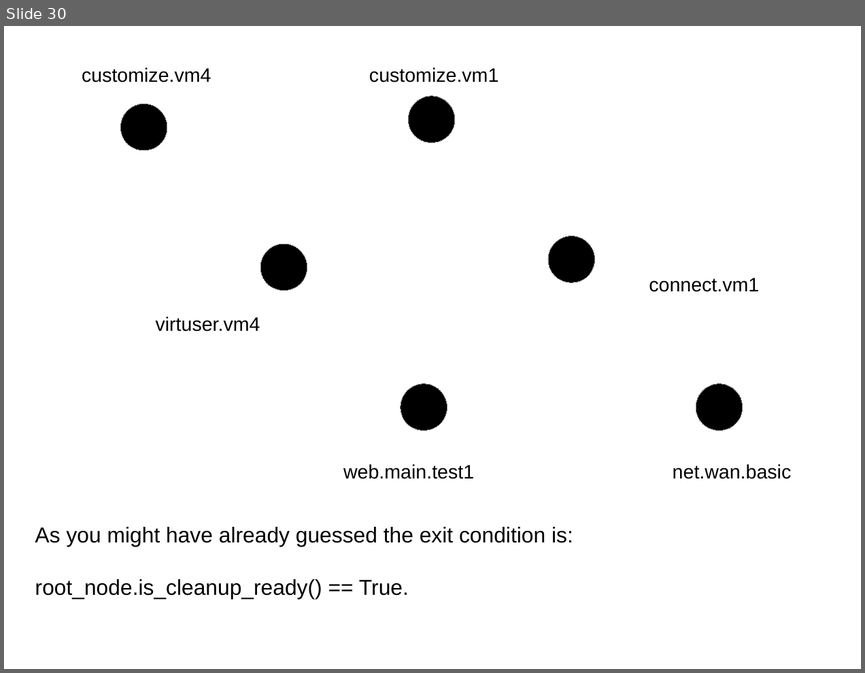
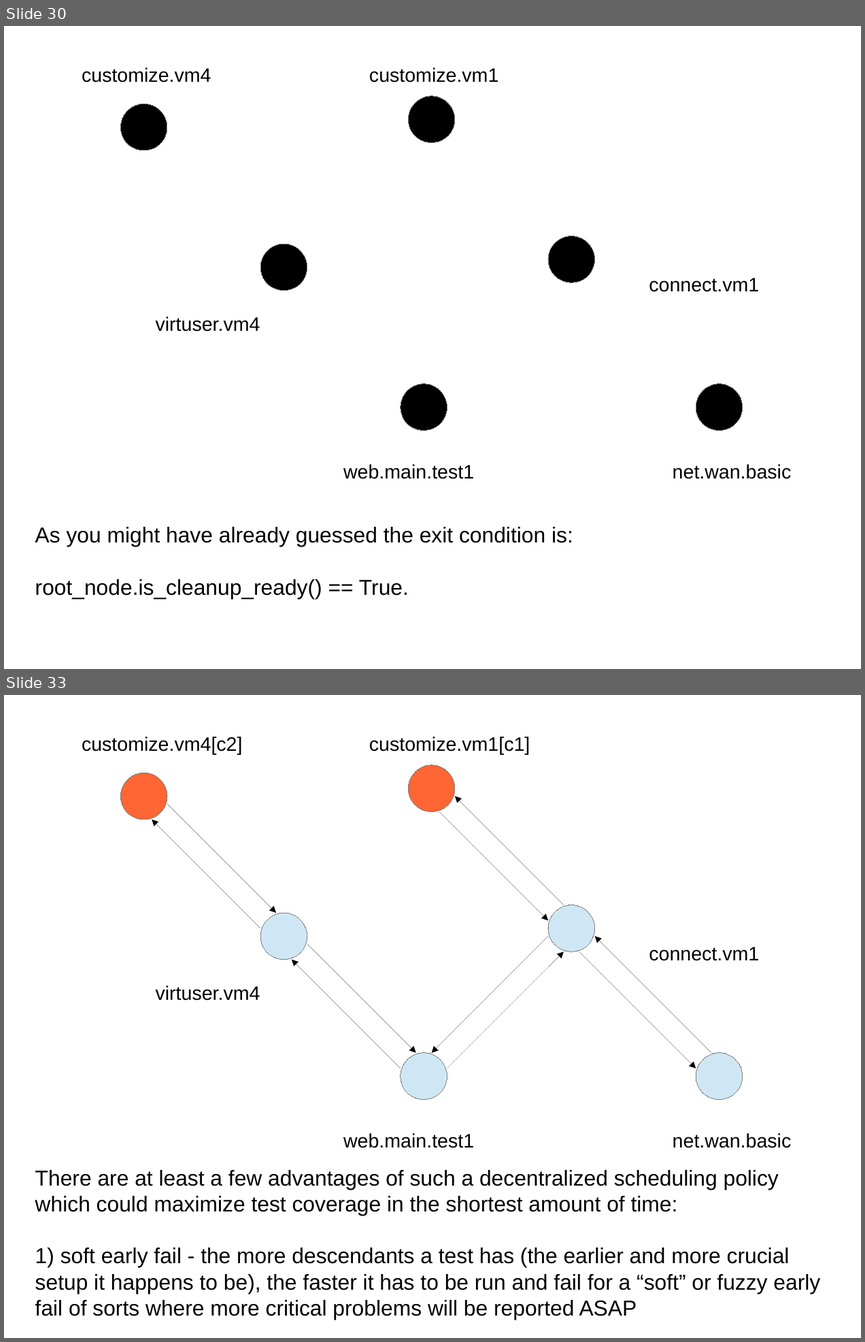
Before and after one commit to intra2net/avocado-i2n, a slide deck: doc/test_traversal_algorithm.odp. Shown one above the other, each under a label of ours: slide 30 before the commit, slides 30 and 33 after it; the slides between them are not shown. The pictures are 865x673 and 865x1342 pixels, drawn with LibreOffice and Linux fonts; fonts in the diff are those of the drawing. Boxes give left, top, right and bottom in pixels: in the first picture for what was removed or moved away, otherwise in the second. Text is boxed around its words. In the diff, an @@ line names an element or a change of style, - is before the commit and + after.

Commit message:
Extend the graph traversal presentation with multi-traversal slides
In particular, describe the diverging paths scheduling policy and
its previously mentioned advantages and stop at what we have to work
towards next (and did not yet have even for the 92.0 LTS release).

```diff
--- a/doc/test_traversal_algorithm.odp
+++ b/doc/test_traversal_algorithm.odp
@@ slide 33 added at box(4, 695, 861, 1338), background #FFFFFF @@
@@ text added at box(82, 736, 242, 754), 18 pt, text #000000 @@
+customize.vm4[c2]
@@ text added at box(369, 736, 530, 754), 18 pt, text #000000 @@
+customize.vm1[c1]
@@ ellipse added at box(121, 773, 167, 819), fill #FF6633, outline #808080 0 pt @@
@@ ellipse added at box(409, 765, 455, 812), fill #FF6633, outline #808080 0 pt @@
@@ arrow added from (564, 905) to (455, 796), #000000 0 pt @@
@@ arrow added from (167, 804) to (276, 913), #000000 0 pt @@
@@ arrow added from (439, 812) to (548, 921), #000000 0 pt @@
@@ arrow added from (260, 928) to (152, 819), #000000 0 pt @@
@@ ellipse added at box(260, 913, 307, 960), fill #CFE7F5, outline #808080 0 pt @@
@@ ellipse added at box(548, 905, 595, 951), fill #CFE7F5, outline #808080 0 pt @@
@@ arrow added from (548, 936) to (432, 1053), #000000 0 pt @@
@@ arrow added from (711, 1053) to (595, 936), #000000 0 pt @@
@@ arrow added from (400, 1068) to (292, 960), #000000 0 pt @@
@@ arrow added from (307, 944) to (416, 1053), #000000 0 pt @@
@@ arrow added from (447, 1068) to (564, 951), #000000 0 pt @@
@@ arrow added from (579, 951) to (696, 1068), #000000 0 pt @@
@@ text added at box(649, 947, 759, 961), 18 pt, text #000000 @@
+connect.vm1
@@ text added at box(156, 985, 260, 1000), 18 pt, text #000000 @@
+virtuser.vm4
@@ ellipse added at box(400, 1053, 447, 1100), fill #CFE7F5, outline #808080 0 pt @@
@@ ellipse added at box(696, 1053, 742, 1100), fill #CFE7F5, outline #808080 0 pt @@
@@ text added at box(343, 1133, 474, 1148), 18 pt, text #000000 @@
+web.main.test1
@@ text added at box(672, 1133, 791, 1148), 18 pt, text #000000 @@
+net.wan.basic
@@ subtitle added at box(35, 1170, 820, 1319), 20 pt, text #000000 @@
+There are at least a few advantages of such a decentralized scheduling policy which could maximize test coverage in the shortest amount of time:
+1) soft early fail - the more descendants a test has (the earlier and more crucial setup it happens to be), the faster it has to be run and fail for a “soft” or fuzzy early fail of sorts where more critical problems will be reported ASAP
```
Also in this commit, not shown: 1 slide changed, 4 other slides added, 1 other file.
